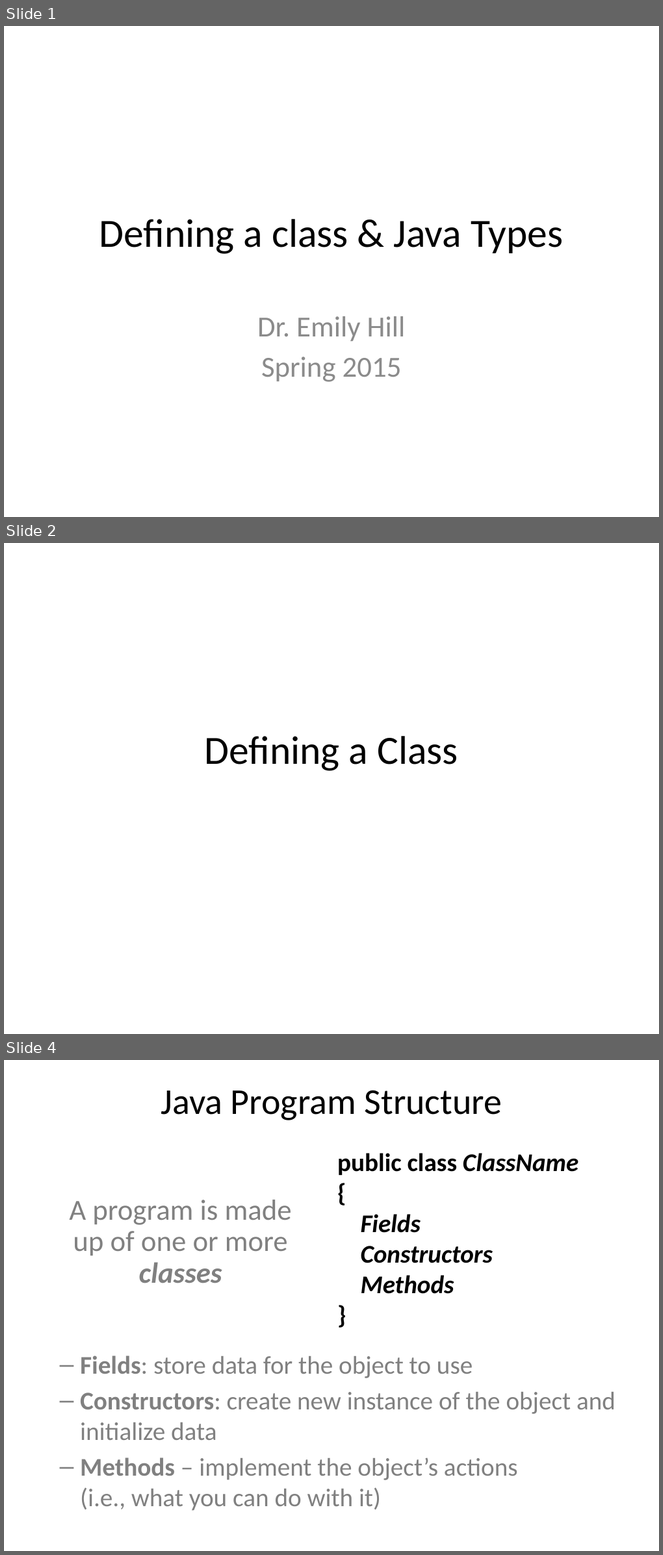
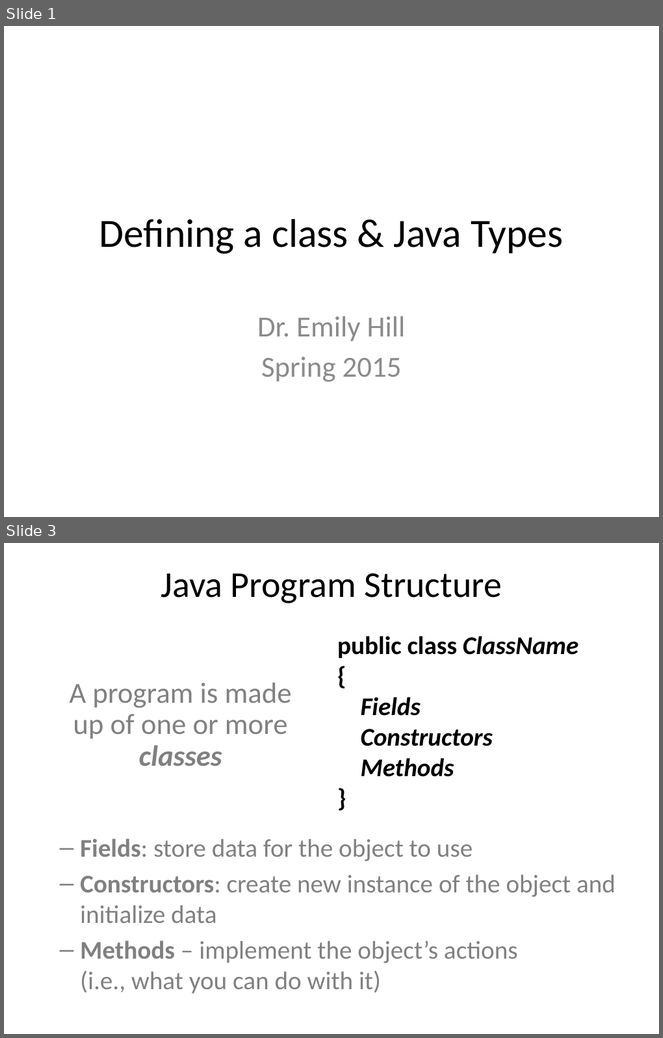
Before and after one commit to emhill/151-S15, a slide deck: src/morea/materials/03-Java-Types.pptx. Shown one above the other, each under a label of ours: slides 1, 2 and 4 before the commit, slides 1 and 3 after it; the slides between them are not shown. The pictures are 663x1555 and 663x1038 pixels, drawn with LibreOffice and Linux fonts; fonts in the diff are those of the drawing. Boxes give left, top, right and bottom in pixels: in the first picture for what was removed or moved away, otherwise in the second. Text is boxed around its words. In the diff, an @@ line names an element or a change of style, - is before the commit and + after.

```diff
--- a/src/morea/materials/03-Java-Types.pptx
+++ b/src/morea/materials/03-Java-Types.pptx
@@ slide 2 removed at <box>4,543,659,1034</box>, background #FFFFFF @@
@@ title removed at <box>205,736,458,771</box> @@
-Defining a Class
@@ what was slide 4 is now slide 3 @@
```
Also in this commit, not shown: 1 slide changed, 3 slides added, 2 other slides removed, 58 other files.
